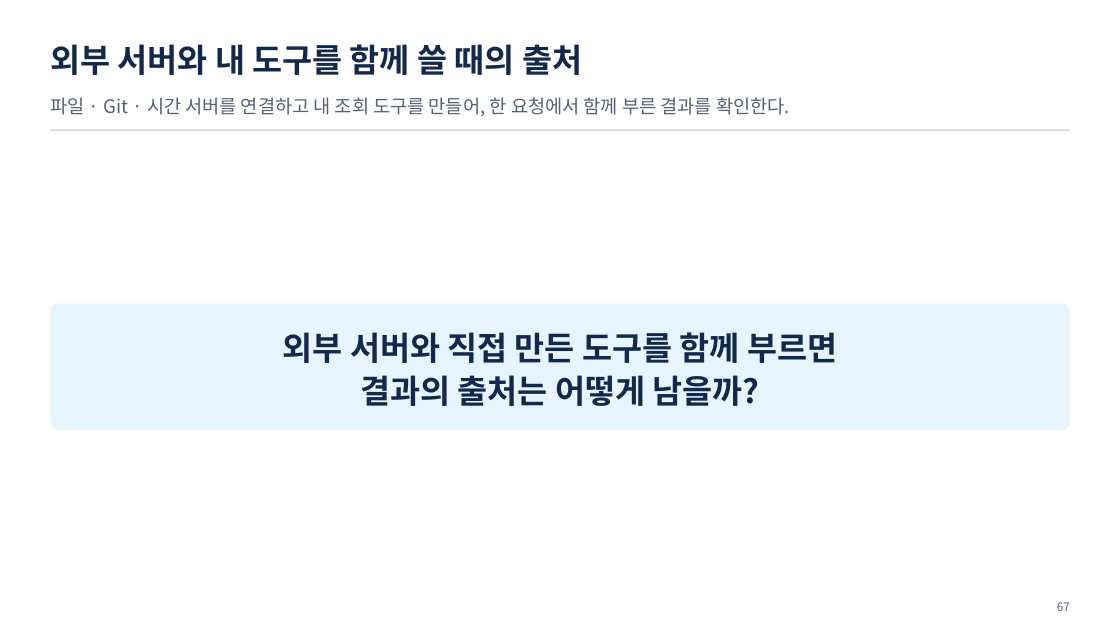
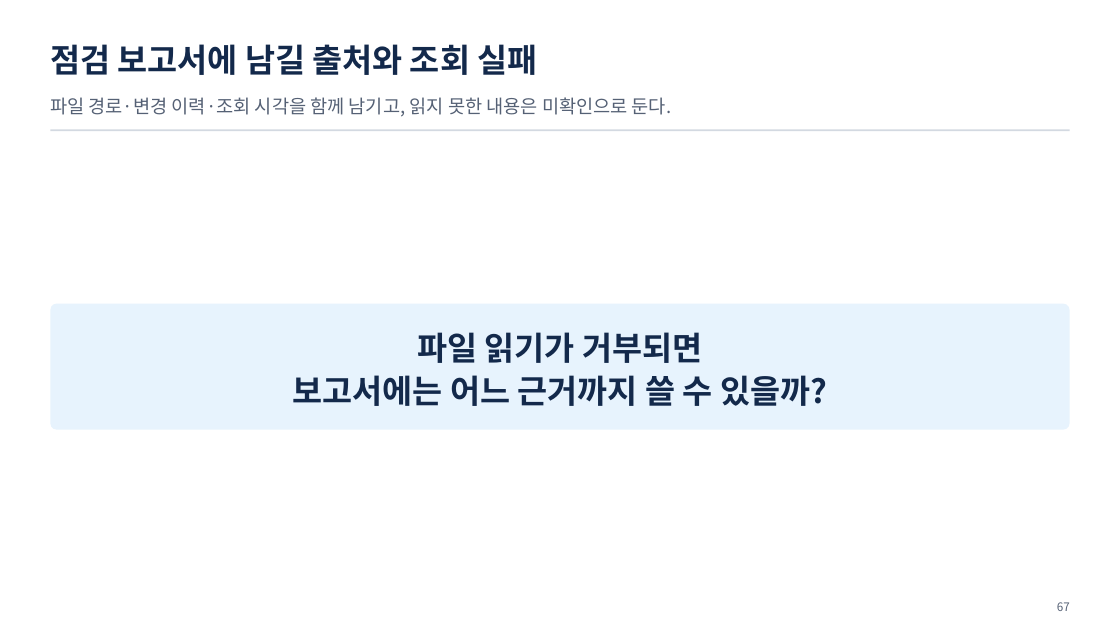
Before and after one commit to uengine-oss/hyd-iot-edu, a slide deck: slide 67 of workspace/강의제작/산출물/통합반/이론/06회차/통합반_06일차.pptx. Drawn at 1120x630 pixels with LibreOffice and Linux fonts; fonts in the diff are those of the drawing. Boxes give left, top, right and bottom in pixels: in the first picture for what was removed or moved away, otherwise in the second. Text is boxed around its words. In the diff, an @@ line names an element or a change of style, - is before the commit and + after.

Commit message:
통합반 6회차 66~67장의 점검 메모·권한을 실습 ZIP으로 검증하고 조회 도구 구현 누락을 기록한다

```diff
--- a/workspace/강의제작/산출물/통합반/이론/06회차/통합반_06일차.pptx
+++ b/workspace/강의제작/산출물/통합반/이론/06회차/통합반_06일차.pptx
@@ text at [50,44,537,75]: text changed @@
-외부 서버와 내 도구를 함께 쓸 때의 출처
+점검 보고서에 남길 출처와 조회 실패
@@ text at [50,97,672,117]: text changed @@
-파일 · Git · 시간 서버를 연결하고 내 조회 도구를 만들어, 한 요청에서 함께 부른 결과를 확인한다.
+파일 경로·변경 이력·조회 시각을 함께 남기고, 읽지 못한 내용은 미확인으로 둔다.
@@ text at [293,332,827,406]: text changed @@
-외부 서버와 직접 만든 도구를 함께 부르면
-결과의 출처는 어떻게 남을까?
+파일 읽기가 거부되면
+보고서에는 어느 근거까지 쓸 수 있을까?
```
Also in this commit, not shown: 15 other files.
